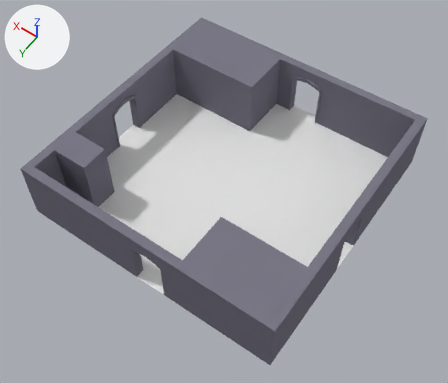
The Blender file ETTWHD/Assets/MODELS/ROOM17/Room_002.blend as it was, and as the next commit left it.
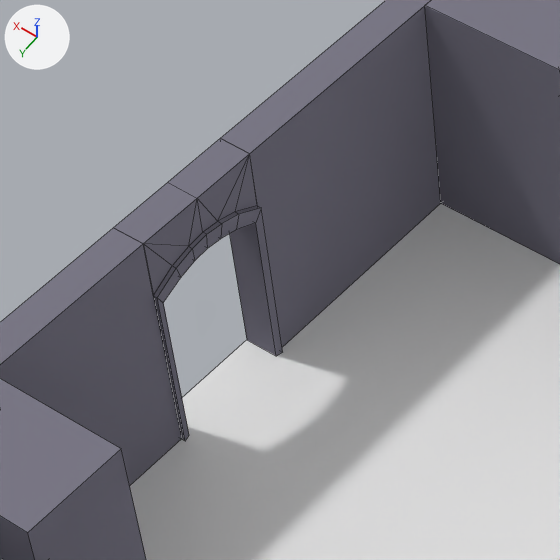
The first picture shows the older version from a 50 mm camera at (-13.9, 20.2, 30.8) aimed at (-0.4, 1.3, 1.0). The close-ups show both versions on the part from 17% to 45% of the width and 13% to 45% of the height of that picture; other places that the commit changed are outside them. Arrows for +X, +Y and +Z are at upper left; the lights stay in place. The close-ups show mesh edges as thin lines.

The older version as bpy lines, for what is in view:
```python
me_cube_007 = bpy.data.meshes.new('Cube.007')
me_cube_007.from_pydata([(7.95, 4.0, -7.95), (8.5, 4.0, -8.5), (8.5, 4.0, -1.63), (7.95, 4.0, -1.63), (8.5, 0.0, -1.62), (7.95, 0.0, -1.63), (8.5, 0.0, -8.5), (7.95, 0.0, -7.95)], [], [(6, 1, 2, 4), (0, 7, 5, 3), (0, 3, 2, 1), (4, 5, 7, 6), (3, 5, 4, 2)])
me_cube_007.materials.append(mat_outwallmat01)  # grey #7b7987
me_cube_008 = bpy.data.meshes.new('Cube.008')
me_cube_008.from_pydata(...)  # 8 vertices, 5 faces; spans x 7.95..8.5, y 0.0..4.0, z 0.62..8.5
me_cube_008.materials.append(mat_outwallmat01)  # grey #7b7987
# before: 2 (8.5, 0.0, 0.62), 3 (7.95, 0.0, 0.62), 4 (8.5, 4.0, 0.62) at pixel (220, 138), 5 (7.95, 4.0, 0.62) at pixel (249, 153)
me_cube_021 = bpy.data.meshes.new('Cube.021')
me_cube_021.from_pydata(...)  # 51 vertices, 44 faces; spans x -8.5..-7.88, y -0.01..4.0, z -0.63..1.62
me_cube_021.materials.append(mat_outwallmat01)  # grey #7b7987
ob_outdoor_002 = bpy.data.objects.new('OutDoor.002', me_cube_021)
ob_outdoor_002.parent = ob_outwalls
ob_outdoor_002.matrix_parent_inverse = Matrix(((1.0, 0.0, 0.0, 0.0), (0.0, 1.0, 0.0, 1.6), (0.0, 0.0, 1.0, 1.6), (0.0, 0.0, 0.0, 1.0)))
ob_outdoor_002.location = (0.0, -1.6, -1.6)
ob_outdoor_002.rotation_euler = (0.0, 9.425, 0.0)  # degrees (0, 180, 0)
ob_outerwall_005 = bpy.data.objects.new('OuterWall.005', me_cube_007)
ob_outerwall_005.parent = ob_outwalls
ob_outerwall_005.matrix_parent_inverse = Matrix(((1.0, 0.0, 0.0, 0.0), (0.0, 1.0, 0.0, 1.6), (0.0, 0.0, 1.0, 1.6), (0.0, 0.0, 0.0, 1.0)))
ob_outerwall_005.location = (0.0, -1.6, -1.6)
ob_outerwall_006 = bpy.data.objects.new('OuterWall.006', me_cube_008)
ob_outerwall_006.parent = ob_outwalls
ob_outerwall_006.matrix_parent_inverse = Matrix(((1.0, 0.0, 0.0, 0.0), (0.0, 1.0, 0.0, 1.6), (0.0, 0.0, 1.0, 1.6), (0.0, 0.0, 0.0, 1.0)))
ob_outerwall_006.location = (0.0, -1.6, -1.6)
# also in view: 'Int.002' at (4.8, -6.3, 2.0); 'Floor' at (0.0, 0.0, 0.0); 'Int.001' at (6.8, 5.5, 2.0)
```
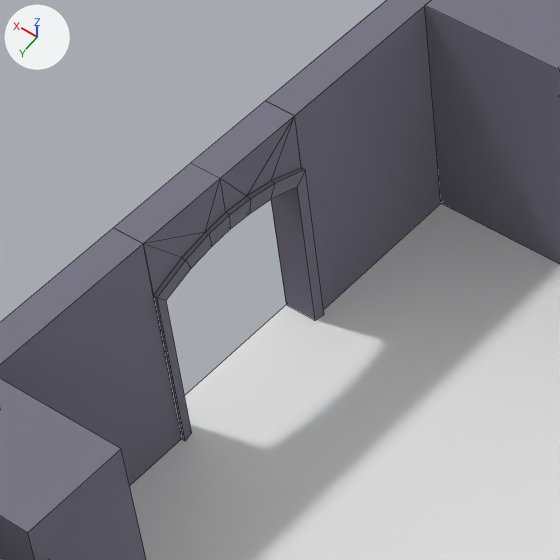
Where the newer file only moved an object's origin or applied its transform, the numbers keep the older frame.

Boxes [x1, y1, x2, y2] around the edits, measured in the close-ups (560 x 560 px):
'OuterWall.006', reshaped, moved: before [220, 0, 441, 347]; after [266, 0, 441, 310]
'OutDoor.002', mesh rescaled (24% wider, 13% taller): before [114, 139, 283, 440]; after [114, 101, 324, 440]

What changed in the scene script:
```text
Change me_cube_021:
    where me_cube_021.from_pydata(...)  # 51 vertices, 44 faces; spans x -8.5..-7.88, y -0.01..4.0, z -0.63..1.62
    used by ob_outdoor_002; parent = ob_outwalls; location = (0.0, -1.6, -1.6); rotation_euler = (0.0, 9.425, 0.0), in degrees (0, 180, 0)
    me_cube_021 part 1: the whole mesh is scaled about its middle by (1, 1, 1.44), then moved by (0.0, 0.0, -0.49)
Change me_cube_008:
    where me_cube_008.from_pydata(...)  # 8 vertices, 5 faces; spans x 7.95..8.5, y 0.0..4.0, z 0.62..8.5
    used by ob_outerwall_006; parent = ob_outwalls; location = (0.0, -1.6, -1.6)
    me_cube_008 part 2
    add for i in [*range(2, 6)]: me_cube_008.vertices[i].co += Vector((0.0, 0.0, 0.99))
Change ob_outerwall_006:
    remove ob_outerwall_006.matrix_parent_inverse = Matrix(((1.0, 0.0, 0.0, 0.0), (0.0, 1.0, 0.0, 1.6), (0.0, 0.0, 1.0, 1.6), (0.0, 0.0, 0.0, 1.0)))
    ob_outerwall_006.location: (0.0, -1.6, -1.6) -> (0.0, 0.0, 0.0)
```
